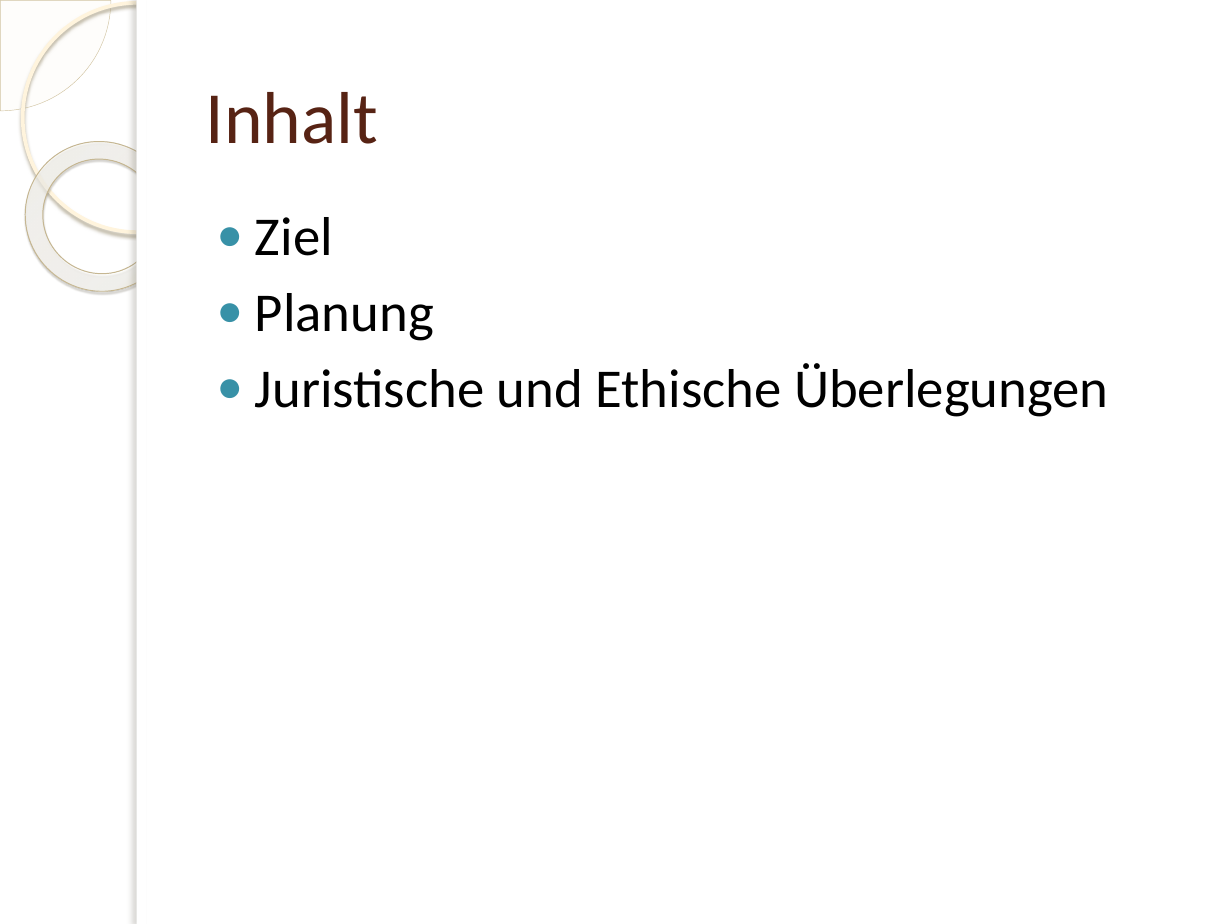
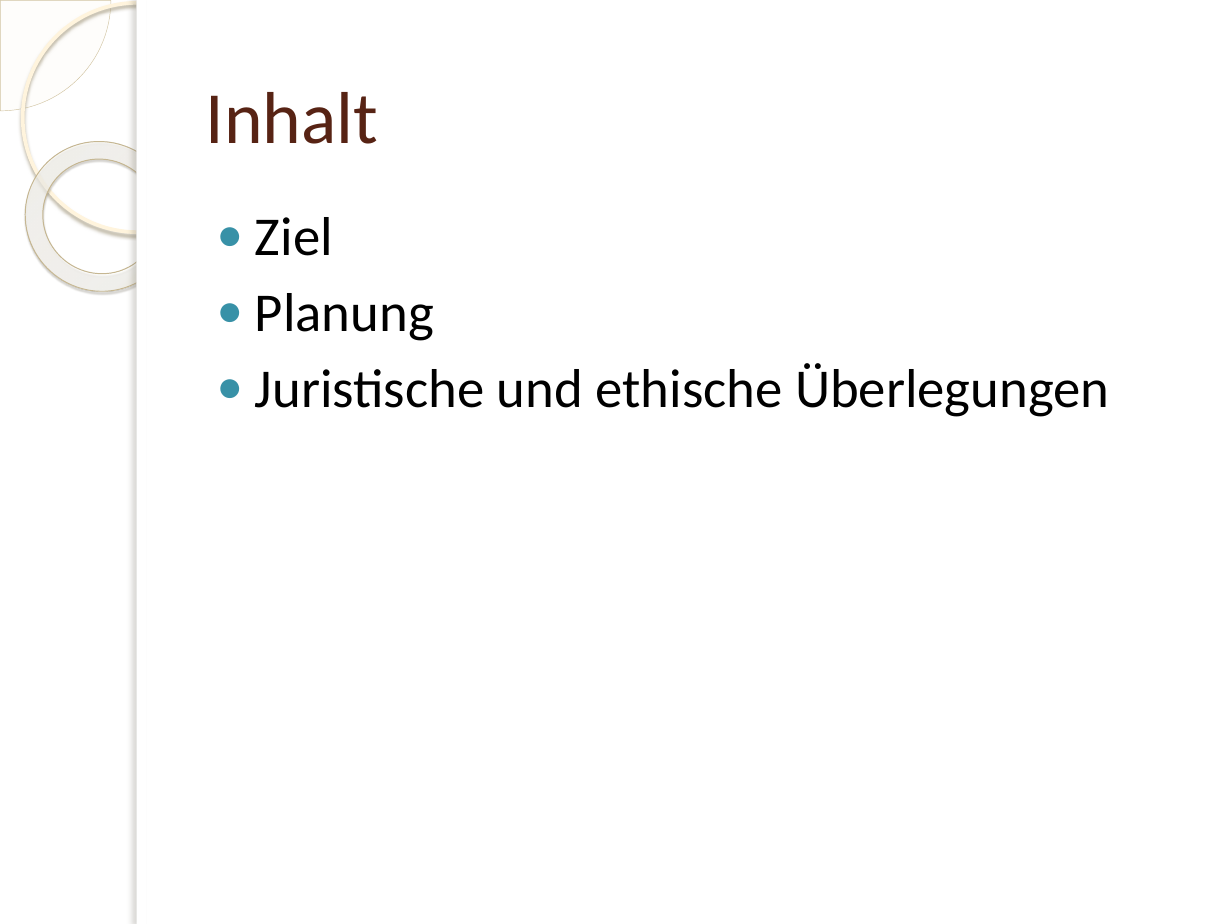
Before and after one commit to rinkdotrink/DB-olap-master-IIm11, a slide deck: slide 3 of Beleg/Praese.pptx. Drawn at 1232x924 pixels with LibreOffice and Linux fonts; fonts in the diff are those of the drawing; background and template pictures are left out. Boxes give left, top, right and bottom in pixels: in the first picture for what was removed or moved away, otherwise in the second. Text is boxed around its words. In the diff, an @@ line names an element or a change of style, - is before the commit and + after.

```diff
--- a/Beleg/Praese.pptx
+++ b/Beleg/Praese.pptx
@@ text at (255, 363, 1109, 417): text changed @@
-● Juristische und Ethische Überlegungen
+● Juristische und ethische Überlegungen
```
Also in this commit, not shown: 7 other slides changed, 2 other files.
